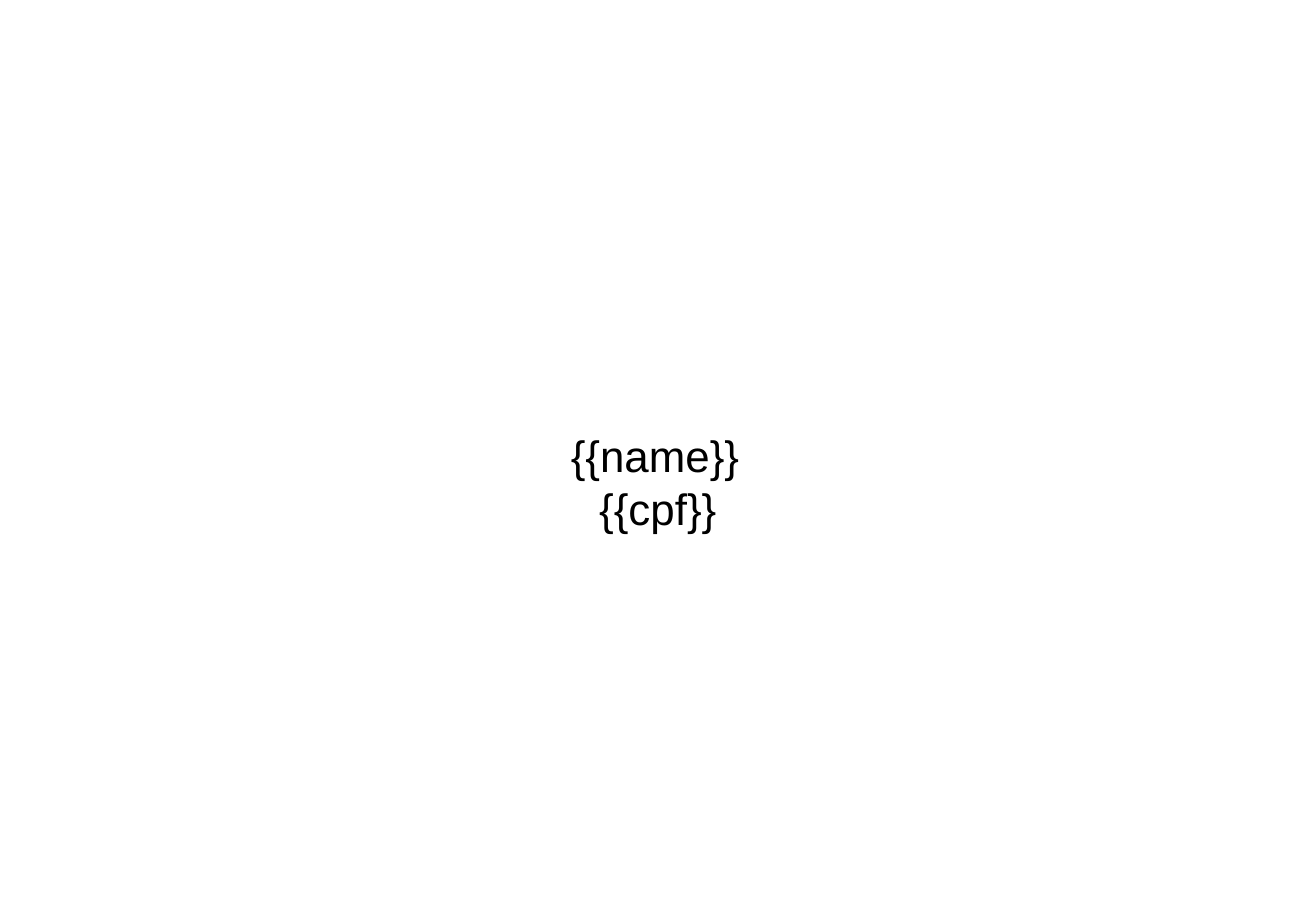
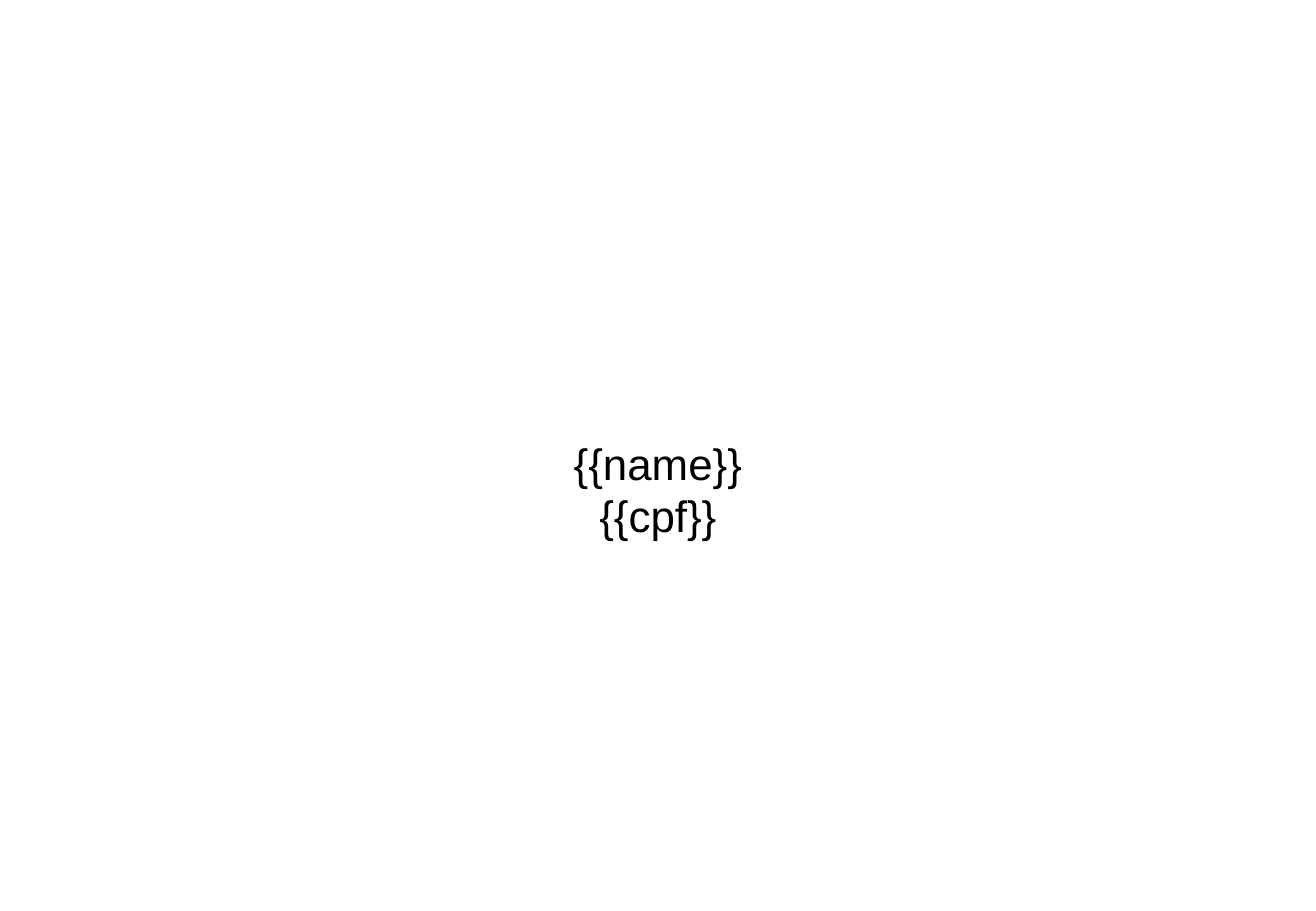
Before and after one commit to ifpeopensource/certificate-generator, a slide deck: slide 1 of model.example.pptx. Drawn at 1316x911 pixels with LibreOffice and Linux fonts; fonts in the diff are those of the drawing. Boxes give left, top, right and bottom in pixels: in the first picture for what was removed or moved away, otherwise in the second. Text is boxed around its words. In the diff, an @@ line names an element or a change of style, - is before the commit and + after.

```diff
--- a/model.example.pptx
+++ b/model.example.pptx
@@ text "{{name}}": place and size @@
-text "{{name}}" at [571,440,739,533]
+text "{{name}}" at [574,448,742,541]
@@ text at [574,448,742,488]: alignment left to centre @@
```
Also in this commit, not shown: 1 other file.
